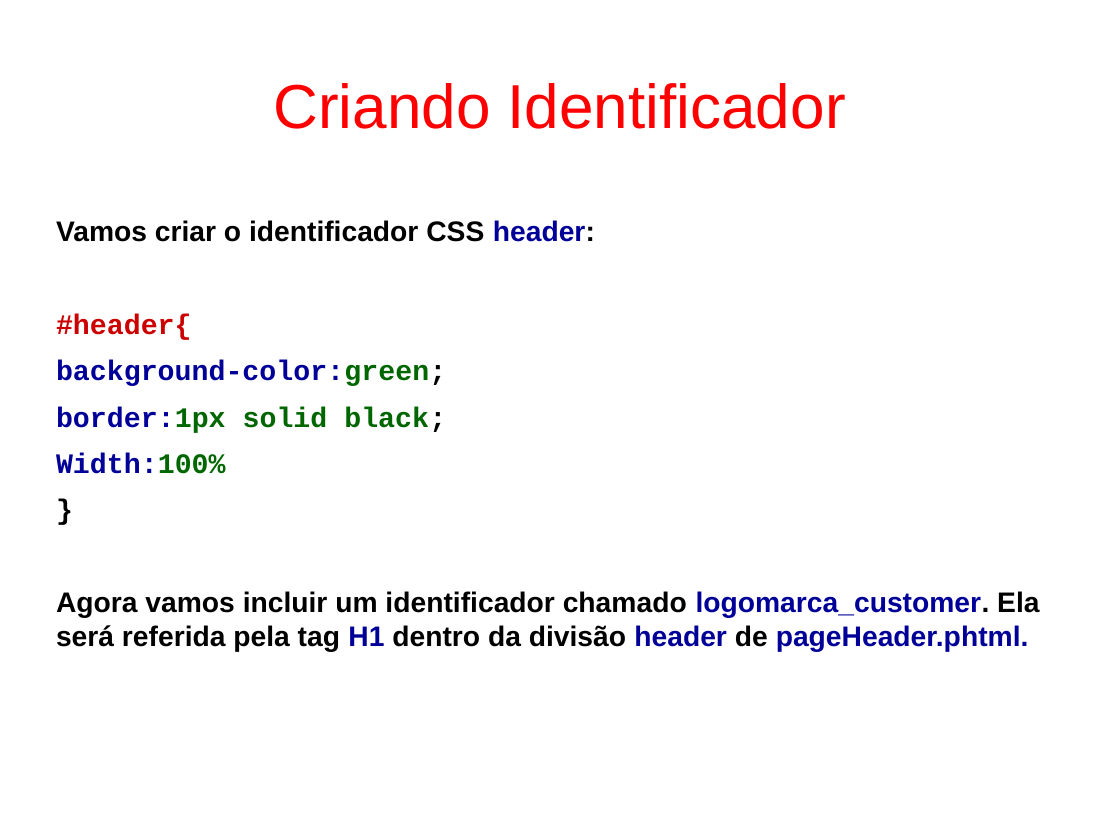
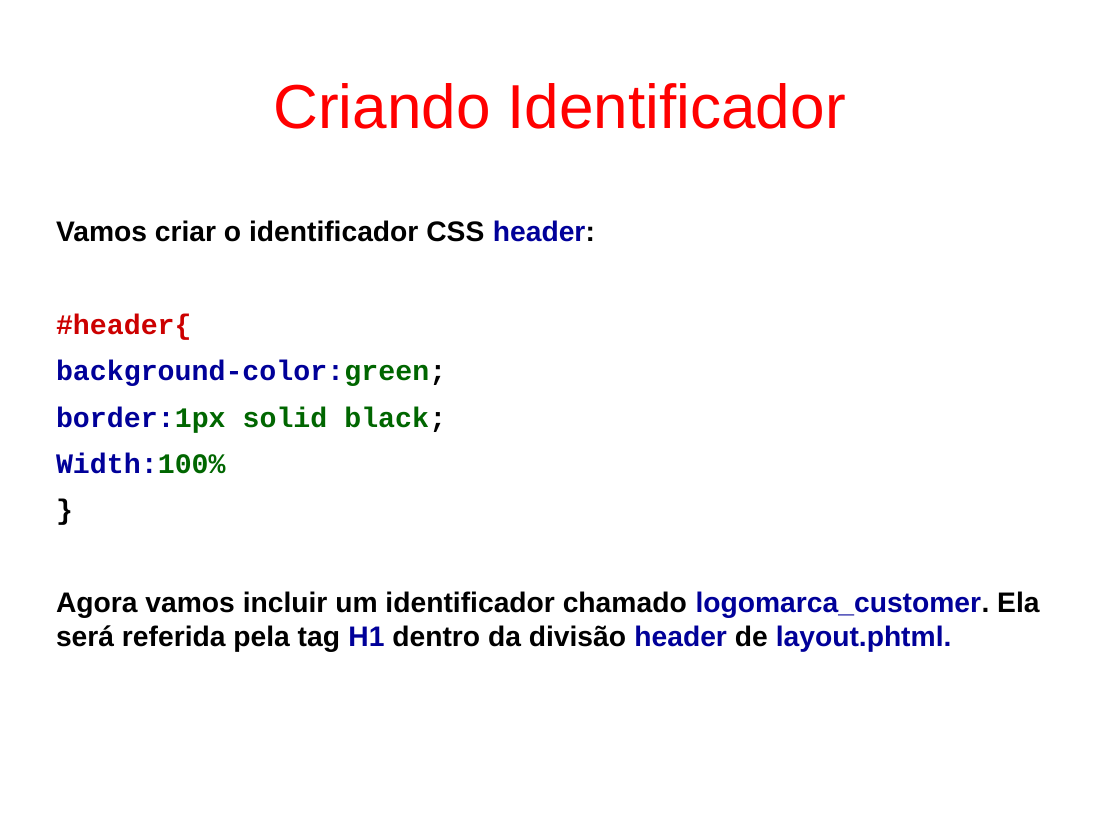
Before and after one commit to fgsl/lojasacme, a slide deck: slide 51 of docs/tutorial.odp (slide 37 before the commit). Drawn at 1120x840 pixels with LibreOffice and Linux fonts; fonts in the diff are those of the drawing. Boxes give left, top, right and bottom in pixels: in the first picture for what was removed or moved away, otherwise in the second. Text is boxed around its words. In the diff, an @@ line names an element or a change of style, - is before the commit and + after.

```diff
--- a/docs/tutorial.odp
+++ b/docs/tutorial.odp
@@ text at (x1=56, y1=591, x2=1039, y2=652): text changed @@
-Agora vamos incluir um identificador chamado logomarca_customer. Ela será referida pela tag H1 dentro da divisão header de pageHeader.phtml.
+Agora vamos incluir um identificador chamado logomarca_customer. Ela será referida pela tag H1 dentro da divisão header de layout.phtml.
```
Also in this commit, not shown: 62 other slides changed, 26 slides added, 11 slides removed, 17 other files.
